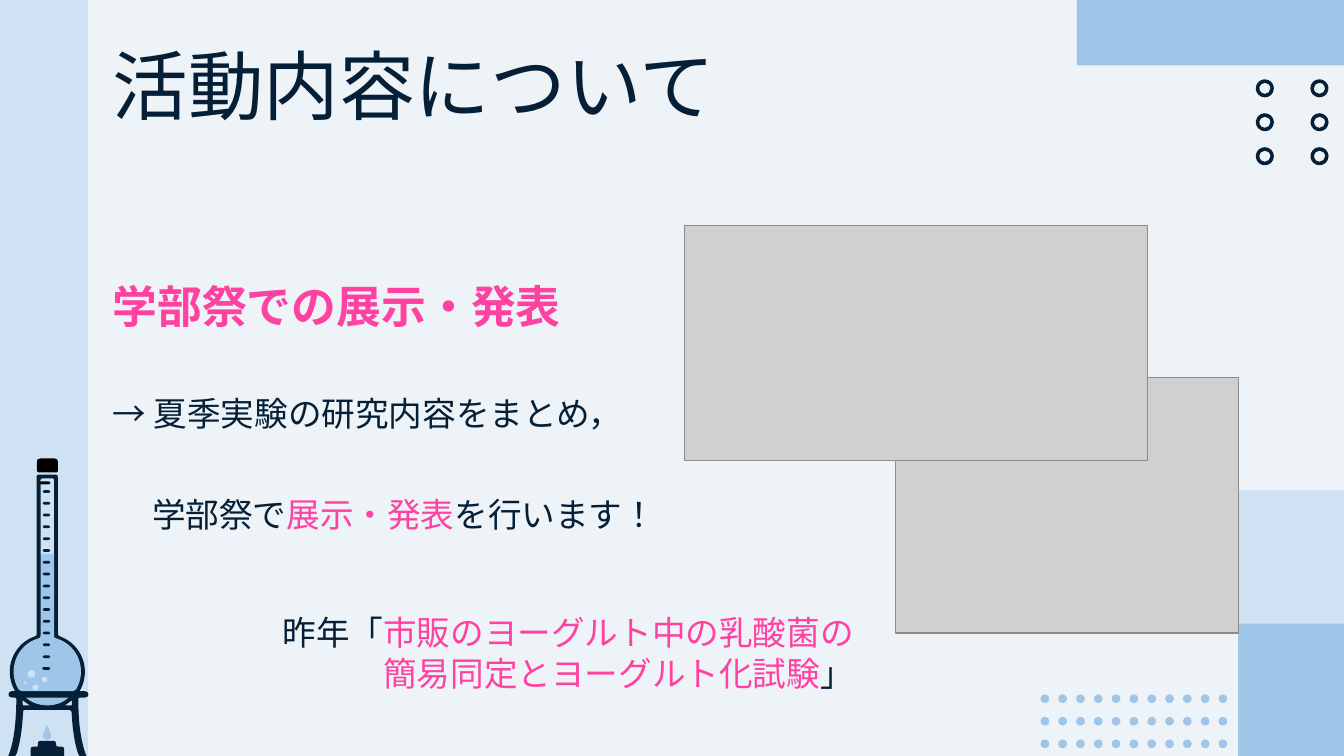
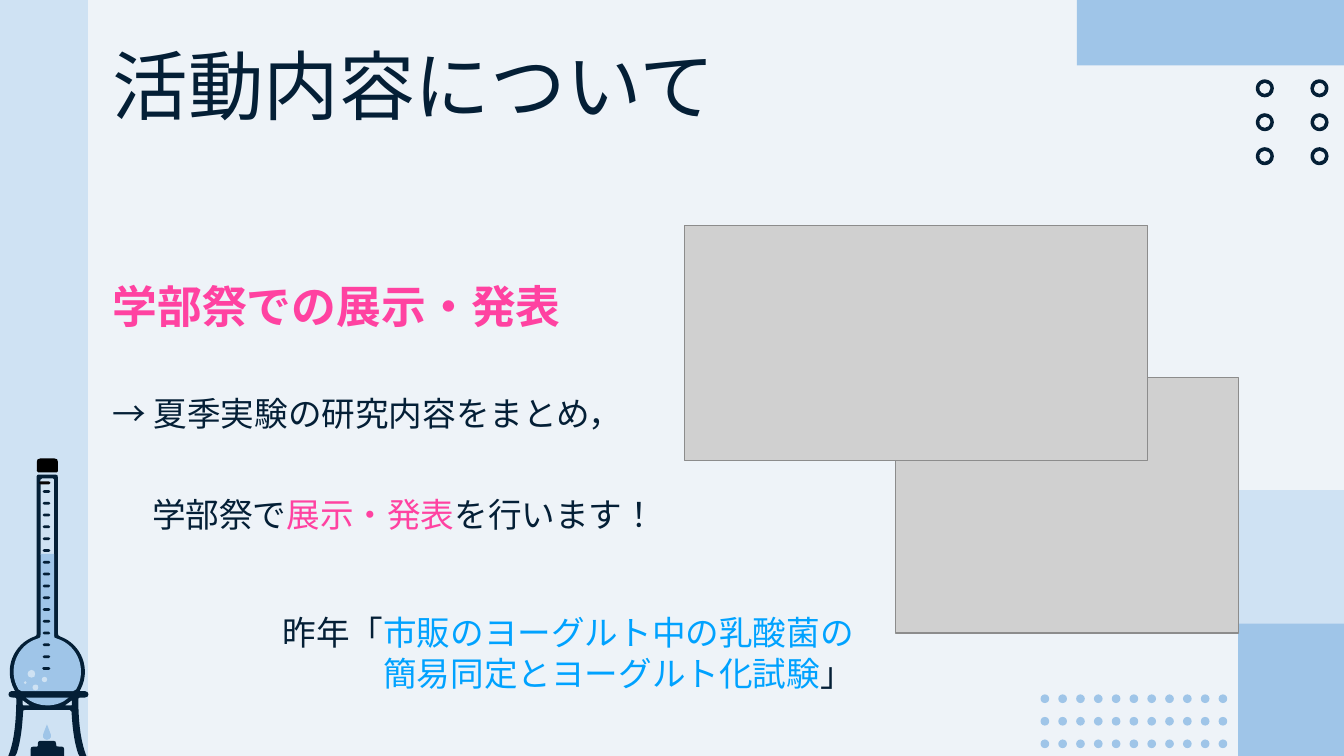
Before and after one commit to CL-ken/CL-ken.github.io, a slide deck: slide 8 of 2025/25_サークル説明.pptx. Drawn at 1344x756 pixels with LibreOffice and Linux fonts; fonts in the diff are those of the drawing; grey boxes stand for pictures. Boxes give left, top, right and bottom in pixels: in the first picture for what was removed or moved away, otherwise in the second. Text is boxed around its words. In the diff, an @@ line names an element or a change of style, - is before the commit and + after.

```diff
--- a/2025/25_サークル説明.pptx
+++ b/2025/25_サークル説明.pptx
@@ text "昨年「市販のヨーグルト中の乳酸菌の" at bbox=[282, 616, 853, 689]: text colour #FF42A1 to #00A2FF in "昨年「市販のヨーグルト中の乳酸菌の", "簡易同定とヨーグルト化試験」" @@
```
Also in this commit, not shown: 9 other slides changed, 2 slides added.
